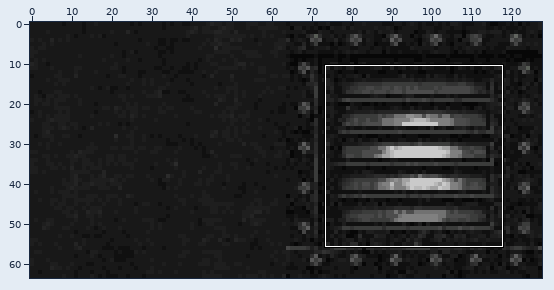
Edited in one commit: sprite sheet (data/projector/projector.png). Above, an overview of the earlier version with the close-up marked.
Close-up. As it was:
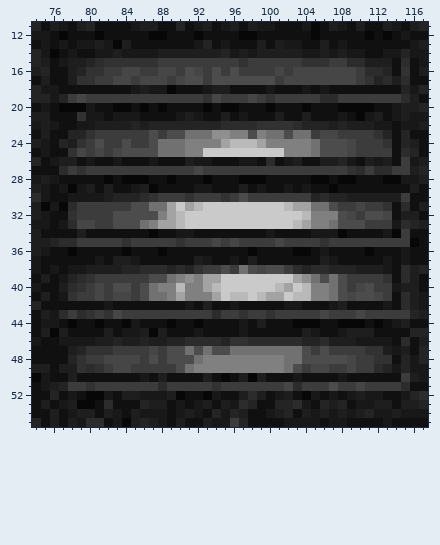
The file is 128x64 pixels. Colours within 5 levels of each other are drawn and written as one. Shown: x 74..117, y 11..55.
The same view after the edit:
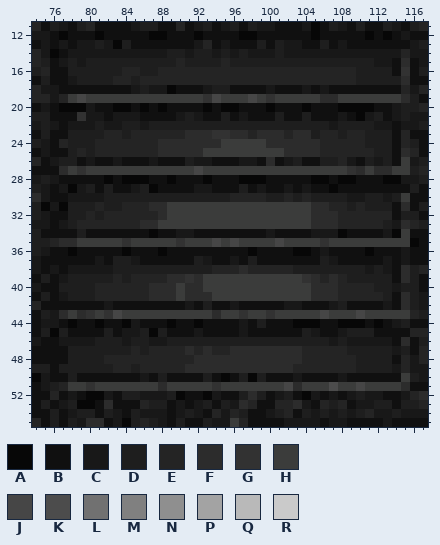
Palette (. is transparent): A #070707  B #101010  C #181818  D #1e1e1e  E #242424  F #2c2c2c  G #323232  H #3b3c3b  J #464646  K #4c4c4c  L #717171  M #808080  N #8f8f8f  P #a3a3a3  Q #b9b9b9  R #cacaca
Commit message: Darked projector texture where lights appear
What changed:
{"y":14,"x":79,"old":"BB","new":"CC"}
{"y":14,"x":83,"old":"D","new":"C"}
{"y":14,"x":88,"old":"D","new":"C"}
{"y":14,"x":91,"old":"D","new":"C"}
{"y":14,"x":94,"old":"DE","new":"CD"}
{"y":14,"x":99,"old":"DD","new":"CC"}
{"y":14,"x":102,"old":"DD","new":"CC"}
{"y":14,"x":106,"old":"D","new":"C"}
{"y":14,"x":108,"old":"D","new":"C"}
{"y":14,"x":111,"old":"BB","new":"CC"}
{"y":15,"x":79,"old":"DEFGGGGGGHHHHHHHHHGHHHHHHGGGHHFF","new":"CDDDDDDDDDDEDDDDEDDDDDDDDDDDDDDD"}
{"y":15,"x":112,"old":"DD","new":"CC"}
{"y":16,"x":79,"old":"EGGHHJJHHJJHKJHKHKHHHHJHJJJJJJJHFFE","new":"DDDDDEEDDEEEEEEEEEEEEEEEEEEEEEEDDDD"}
{"y":17,"x":78,"old":"DGGHHJJHJJJHJKKHKKKKKKKHJJJJJJJJHGEF","new":"CDDDDEEDEEEEEEEEEEEEEEEEEEEEEEEEDDDD"}
{"y":22,"x":78,"old":"B","new":"C"}
{"y":22,"x":82,"old":"DD","new":"CC"}
{"y":22,"x":85,"old":"EDEEEEEEEEFFFFGGGGFEEEDE","new":"DCDDDDDDDDDDDDDDDDDDDDCD"}
{"y":23,"x":78,"old":"EEGHHHHHHKHKKLLLNNMMKMLLKLLHJJHHHHGE","new":"DDDDEEDEEEEEEFFFGGFFEFFFEFFDEEDEEDDD"}
{"y":24,"x":79,"old":"GHKHHKHHKLLLMMMMPQQQPMMMMMLKKKJHHHG","new":"DDEEEEEEEFFFFFFFHHHHHFFFFFFEEEEEDDD"}
{"y":25,"x":78,"old":"GJHJHJKKKKLLLMMRRRRRRRRRMMMLKKKJHHHH","new":"DEDEEEEEEEFFFFFHHHHHHHHHFFFFEEEEEEDD"}
{"y":30,"x":83,"old":"EEEFGHHHGHHHGHKHHHHHHHEFEEDD","new":"DDDDDDDDDDDDDEEEEDDEDEDDDDCC"}
{"y":30,"x":113,"old":"D","new":"C"}
{"y":31,"x":78,"old":"FHHHHHHKKLLPRPQRRRRRRRRRQPPLLKHHJHHG","new":"DDDEDDEEEFFHHHHHHHHHHHHHHHHFFEEDEDDD"}
{"y":32,"x":78,"old":"GHHHHKKKKKMPQRRRRRRRRRRRRRQMMMKJHKKJ","new":"DDEDEEEEEEFHHHHHHHHHHHHHHHHFFFEEEEEE"}
{"y":33,"x":78,"old":"FJJHHKKKLMPPQRRRRRRRRRRRRQPMMLKKKHHH","new":"DEEEEEEEFFHHHHHHHHHHHHHHHHHFFFEEEEED"}
{"y":38,"x":80,"old":"DDD","new":"CCC"}
{"y":38,"x":84,"old":"EEFFFEFEGHHKHLKJKKHFEFFEEE","new":"DDDDDDDDDDEEEFEEEEEDDDDDDD"}
{"y":38,"x":111,"old":"D","new":"C"}
{"y":39,"x":78,"old":"EFGHHHHHHKKLMNMPPRRRRRRRRPNLKLKHHHHG","new":"DDDDDEDEEEEFFGFHHHHHHHHHHHGFEFEDDDDD"}
{"y":40,"x":78,"old":"FGHJHKKHKLMMQMMPQRRRRRRQPRQMMLKHJKHH","new":"DDDEEEEEEFFFHFFHHHHHHHHHHHHFFFEEEEDD"}
{"y":41,"x":78,"old":"GHHJHJJHKLLMPMMMPRQQRQPPRQQMMLKJKKJH","new":"DDDEEEEEEFFFHFFFHHHHHHHHHHHFFFEEEEED"}
{"y":46,"x":83,"old":"ED","new":"DC"}
{"y":46,"x":86,"old":"EDDEEFFFFEGGFFFFFFEEFD","new":"DCCDDDDDDDDDDDDDDDDDDC"}
{"y":46,"x":109,"old":"D","new":"C"}
{"y":47,"x":79,"old":"EGGGHHHHJHKKLKLKKLLLLLLLLKHKHHHHGG","new":"DDDDDDEDEEEEFEFEEFFFFFFFFEEEEEDDDD"}
{"y":48,"x":78,"old":"EGHHJJJJHKHKKKLMMMMMMMMMLLKKKKKJHHGG","new":"DDDDEEEEEEEEEEFFFFFFFFFFFFEEEEEEDDDD"}
{"y":49,"x":79,"old":"GFGHJJHHHHHKLMMMMMMMMMMLKHJJHHJHHFE","new":"DDDDEEDEEEEEFFFFFFFFFFFFEEEEEEEDDDD"}
